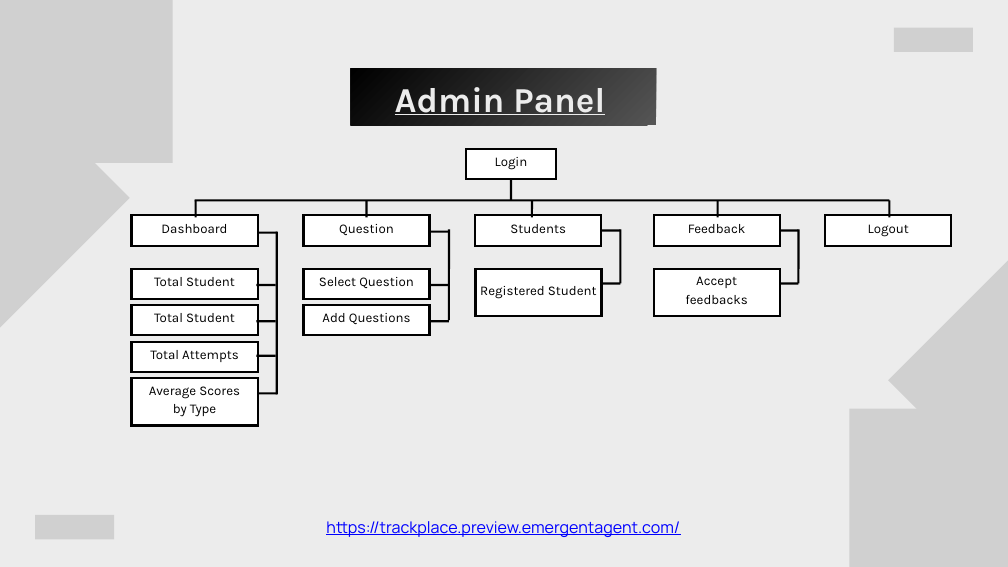
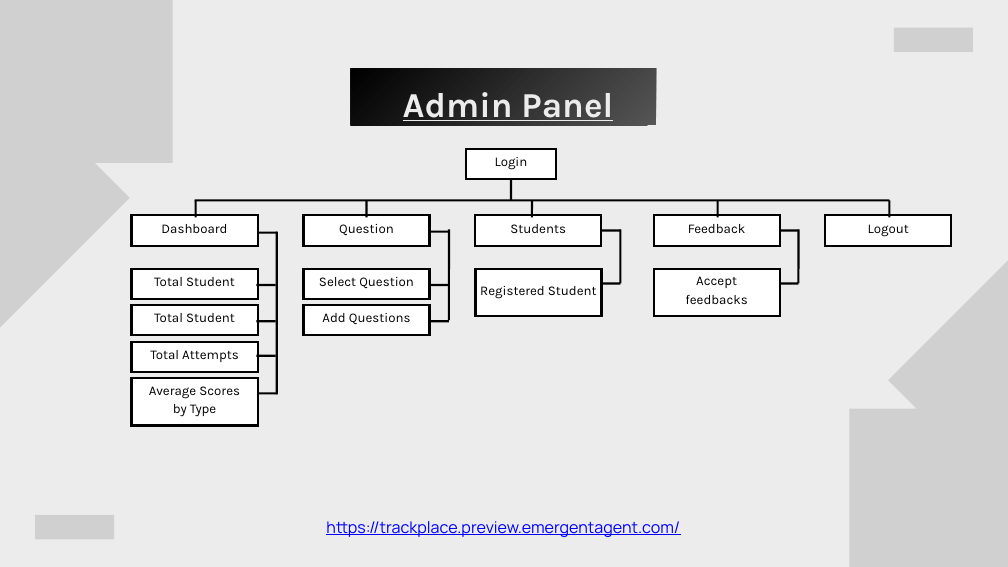
Before and after one commit to gargpriyanshu66/projectLabFile, a slide deck: slide 11 of project.pptx. Drawn at 1008x567 pixels with LibreOffice and Linux fonts; fonts in the diff are those of the drawing; grey boxes stand for pictures. Boxes give left, top, right and bottom in pixels: in the first picture for what was removed or moved away, otherwise in the second. Text is boxed around its words. In the diff, an @@ line names an element or a change of style, - is before the commit and + after.

```diff
--- a/project.pptx
+++ b/project.pptx
@@ text "Admin Panel" rewrapped from (395,87,605,115) to (403,92,613,127) @@
```
Also in this commit, not shown: 2 other slides changed, 2 other files.
